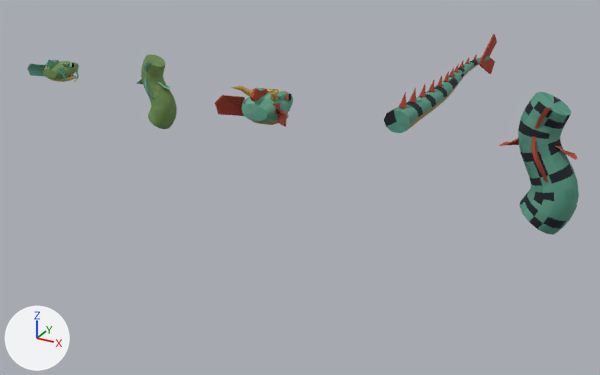
Two versions of the Blender file art/blender/serpientes.blend, one commit apart.
Both versions are drawn from a 50 mm camera at (19.9, -19.72, 7.6) aimed at (7.51, 2.8, -3.66). The axes (+X, +Y, +Z) are drawn at lower left. The lights are the same throughout. The picture after the commit comes second.

The first picture shows 'amaru_cabeza', 'amaru_cuello', 'yacumama_cabeza', 'yacumama_cola', 'yacumama_cuello'.
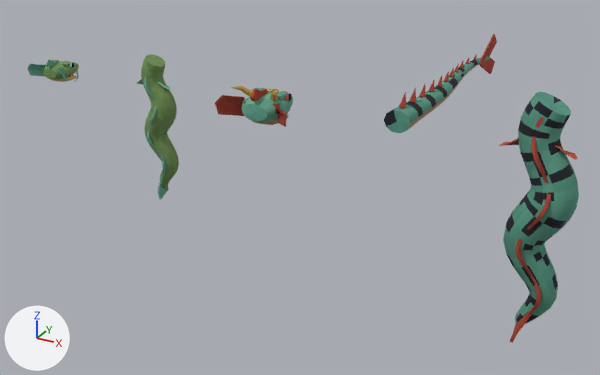
Changed parts and their boxes [x1, y1, x2, y2] in the pictures (600 x 375 px; the box of a moved part takes in the faces that stretch with it):
'yacumama_cuello', reshaped (75% taller)
    before: [499, 92, 579, 235]
    after: [499, 92, 579, 343]
'amaru_cuello', reshaped (93% taller)
    before: [136, 54, 177, 129]
    after: [136, 54, 179, 200]
part 1 of me_amaru_cuello, built on
    before: [148, 97, 173, 129]
    after: [144, 97, 179, 200]
part 2 of me_yacumama_cuello, built on
    before: [520, 175, 563, 235]
    after: [503, 175, 563, 343]
part 3 of me_yacumama_cuello, moved or reshaped
    before: [535, 107, 551, 129]
    after: [535, 118, 544, 128]

Diff of the bpy script that builds the scene:
```diff
--- a/art/blender/serpientes.blend.py
+++ b/art/blender/serpientes.blend.py
@@ me_amaru_cuello @@
 # used by ob_amaru_cuello; location = (4.0, 0.0, 0.0)
-me_amaru_cuello.from_pydata(...)  # 336 vertices, 321 faces; spans x -0.81..0.6, y -0.46..0.4, z -1.23..1.06
+me_amaru_cuello.from_pydata(...)  # 600 vertices, 568 faces; spans x -0.81..0.6, y -0.52..0.4, z -3.78..1.06
+# me_amaru_cuello part 1: 18 vertices moved from x -0.3..0.3, y -0.39..0.39, z -1.2..-0.26 to x -0.3..0.3, y -0.41..0.39, z -1.2..-0.26; 1 vertex removed from x 0.0, y 0.0, z -1.0; 265 vertices added at x -0.57..0.48, y -0.52..0.4, z -3.78..-0.6
+# other edits to the shape of me_amaru_cuello do not show in these pictures
 me_amaru_cuello.materials.append(mat_paleta)
@@ me_yacumama_cuello @@
 # used by ob_yacumama_cuello; location = (16.0, 0.0, 0.0)
 # verts and faces of me_yacumama_cuello; kept vertices keep their numbers, new ones are numbered from 336
 # before: 279 (-0.21, -0.55, 1.08) at pixel (537, 121), 280 (-0.13, -0.63, 1.29) at pixel (540, 114), 281 (-0.05, -0.66, 1.49) at pixel (545, 107), 293 (-0.12, -0.55, 1.08) at pixel (540, 122), 294 (-0.04, -0.63, 1.29) at pixel (544, 115)
 # before: 295 (0.05, -0.66, 1.49) at pixel (548, 108)
-me_yacumama_cuello.from_pydata(...)  # 336 vertices, 321 faces; spans x -1.2..0.89, y -0.69..0.6, z -1.92..1.61
+me_yacumama_cuello.from_pydata(...)  # 600 vertices, 568 faces; spans x -1.2..0.89, y -0.78..0.6, z -5.47..1.61
+# me_yacumama_cuello part 2
+# 1 vertex is removed from x 0.0, y 0.0, z -1.6
+# 18 faces are deleted
+# 20 vertices move from x -0.46..0.46, y -0.58..0.58, z -1.89..-0.44 to x -0.46..0.46, y -0.62..0.58, z -1.9..-0.44
+# 247 vertices are added at x -0.85..0.67, y -0.78..0.59, z -5.47..-0.97
+# 18 new vertices lie (0.09, 0.0, 0.0) away from vertices in x -0.36..0.27, y -0.78..0.47, z -5.47..-0.97
+# 265 new faces join them
+# me_yacumama_cuello part 3
+verts[279] = (-0.21, -0.51, 1.07)  # moved, pixel (537, 121)
+verts[293] = (-0.12, -0.51, 1.07)  # moved, pixel (541, 122)
+verts[280] = (-0.13, -0.46, 1.25)  # moved, pixel (542, 114)
+verts[294] = (-0.04, -0.46, 1.25)  # moved, pixel (546, 115)
+verts[281] = (-0.05, -0.34, 1.41)  # moved, pixel (547, 107)
+verts[295] = (0.05, -0.34, 1.41)  # moved, pixel (551, 107)
 me_yacumama_cuello.materials.append(mat_paleta)
```
